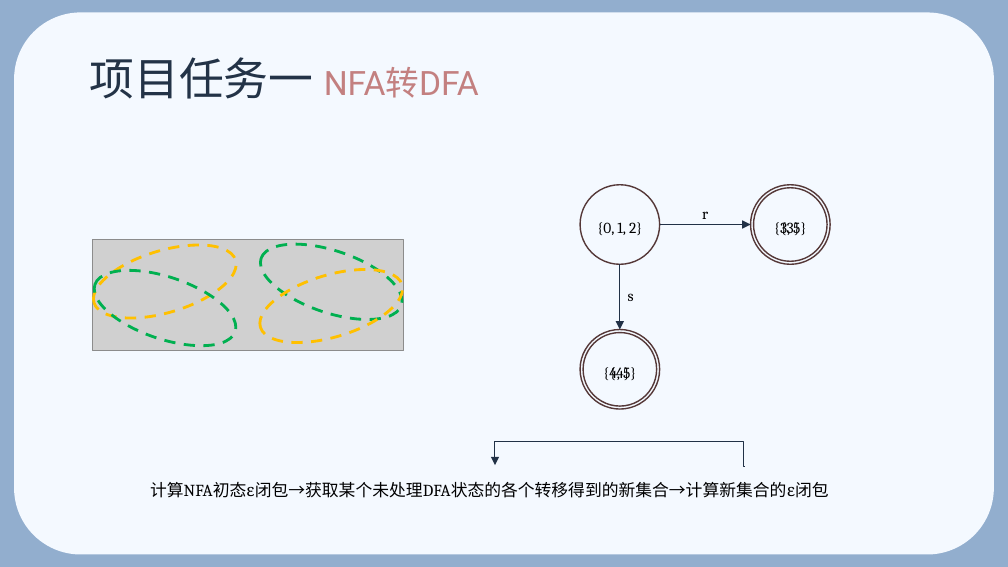
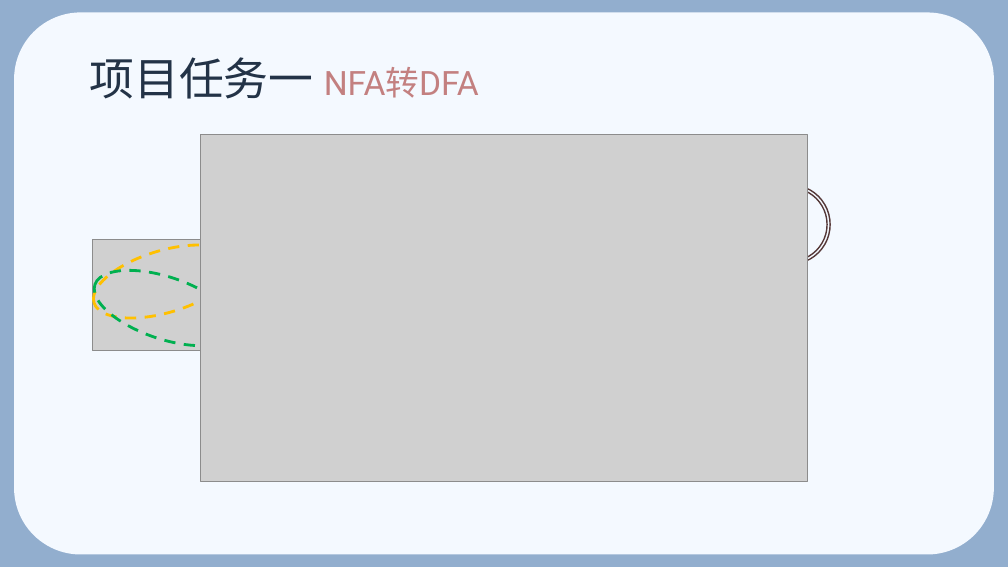
Before and after one commit to 2aurora2/SCNU-Compilation-Principle-Project, a slide deck: slide 7 of docs/编译原理课程项目PPT.pptx. Drawn at 1008x567 pixels with LibreOffice and Linux fonts; fonts in the diff are those of the drawing; grey boxes stand for pictures. Boxes give left, top, right and bottom in pixels: in the first picture for what was removed or moved away, otherwise in the second. Text is boxed around its words. In the diff, an @@ line names an element or a change of style, - is before the commit and + after.

```diff
--- a/docs/编译原理课程项目PPT.pptx
+++ b/docs/编译原理课程项目PPT.pptx
@@ picture added at (201, 135, 807, 482) @@
@@ ellipse removed at (580, 184, 659, 264) @@
@@ ellipse removed at (251, 229, 411, 335) @@
@@ text removed at (597, 222, 642, 235) @@
-{0, 1, 2}
@@ arrow removed from (659, 225) to (751, 225) @@
@@ text removed at (702, 211, 708, 219) @@
-r
@@ text removed at (774, 222, 790, 235) @@
-{3}
@@ text removed at (781, 222, 806, 235) @@
-{3, 5}
@@ ellipse removed at (251, 255, 411, 358) @@
@@ arrow removed from (620, 264) to (620, 330) @@
@@ text removed at (628, 293, 634, 301) @@
-s
@@ ellipse removed at (580, 330, 659, 409) @@
@@ ellipse removed at (583, 333, 656, 406) @@
@@ text removed at (603, 367, 620, 380) @@
-{4}
@@ text removed at (610, 367, 636, 380) @@
-{4, 5}
@@ elbow arrow removed from (744, 467) to (495, 465) @@
@@ text removed at (150, 482, 829, 498) @@
-计算NFA初态ε闭包→获取某个未处理DFA状态的各个转移得到的新集合→计算新集合的ε闭包
```
Also in this commit, not shown: 2 other slides changed, 3 other files.
